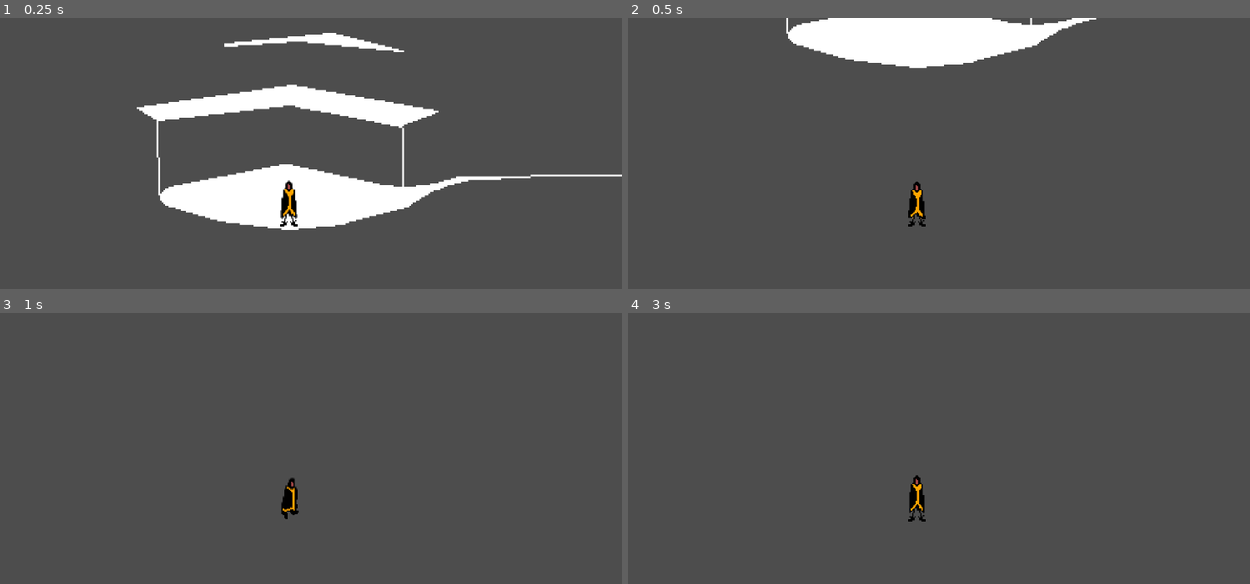
Above: before the commit, frames 1-4 (two rows, left to right).
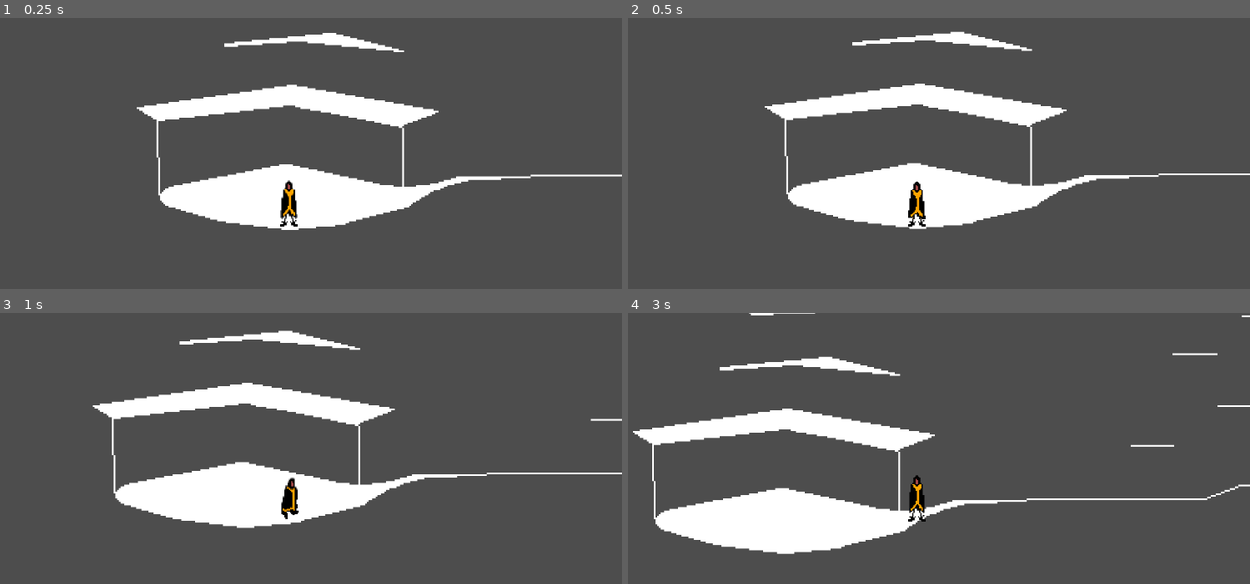
Above: after the commit, the same moments.

Repository: Lukko-Digital/upwell
Game: Godot game, scene res://src/main.tscn
The game is run twice, just before and just after one commit, with the same random seed, the same clock (stepped at 60 frames per second) and the same inputs.
Inputs:
- Up to frame 1 (0.25 s): no input
- Up to frame 2 (0.5 s): no input
- Up to frame 3 (1 s): hold D (right) from 0.53 s (still down)
- Up to frame 4 (3 s): release D (right) at 1.28 s; hold S (down) 1.28-2.03 s; hold D (right) 2.03-2.78 s; hold W (up) from 2.78 s (still down)

Frame 1 is identical in both runs. In frame 2, 16% of the frame differs, in the area x 21-100%, y 0-78%; in frame 3, 11%; in frame 4, 12%.

Commit message:
create modeswap area2d, config collision layers

Diff:
--- a/project.godot
+++ b/project.godot
@@ -38,6 +38,11 @@
 ]
 }
 
+[layer_names]
+
+2d_physics/layer_1="TERRAIN"
+2d_physics/layer_2="MODE  SWAP"
+
 [rendering]
 
 textures/canvas_textures/default_texture_filter=0
--- a/src/main.tscn
+++ b/src/main.tscn
@@ -8,6 +8,11 @@
 [node name="Map" type="Sprite2D" parent="."]
 texture = ExtResource("1_1lucs")
 
+[node name="StaticBody2D" type="StaticBody2D" parent="Map"]
+
+[node name="CollisionPolygon2D" type="CollisionPolygon2D" parent="Map/StaticBody2D"]
+polygon = PackedVector2Array(-301, 79, -296, 85, -258, 95, -215, 98, -172, 89, -155, 85, -145, 77, -132, 72, -113, 69, -85, 68, 17, 68, 36, 60, 87, 60, 98, 54, 137, 54, 151, 61, 182, 64, 229, 73, 260, 77, 292, 76, 301, 72, 312, 60, 314, 45, 340, 45, 337, 127, -315, 132)
+
 [node name="Player" parent="." instance=ExtResource("2_owwjj")]
 position = Vector2(-226, 51)
 
--- /dev/null
+++ b/src/mode_swap.gd
@@ -0,0 +1,2 @@
+extends Area2D
+class_name ModeSwap
--- /dev/null
+++ b/src/mode_swap.tscn
@@ -0,0 +1,8 @@
+[gd_scene load_steps=2 format=3 uid="uid://cd8c2mu1a7qb"]
+
+[ext_resource type="Script" path="res://src/mode_swap.gd" id="1_637tg"]
+
+[node name="ModeSwap" type="Area2D"]
+collision_layer = 2
+collision_mask = 0
+script = ExtResource("1_637tg")
--- a/src/player.tscn
+++ b/src/player.tscn
@@ -265,12 +265,14 @@
 
 [node name="Player" type="CharacterBody2D"]
 scale = Vector2(0.7, 0.7)
+collision_layer = 0
+collision_mask = 3
 script = ExtResource("1_lbj7m")
 
 [node name="AnimatedSprite2D" type="AnimatedSprite2D" parent="."]
 sprite_frames = SubResource("SpriteFrames_4dqer")
 animation = &"idle_down"
-frame_progress = 0.0145844
+frame_progress = 0.152336
 
 [node name="CollisionShape2D" type="CollisionShape2D" parent="."]
 position = Vector2(0, 14)
